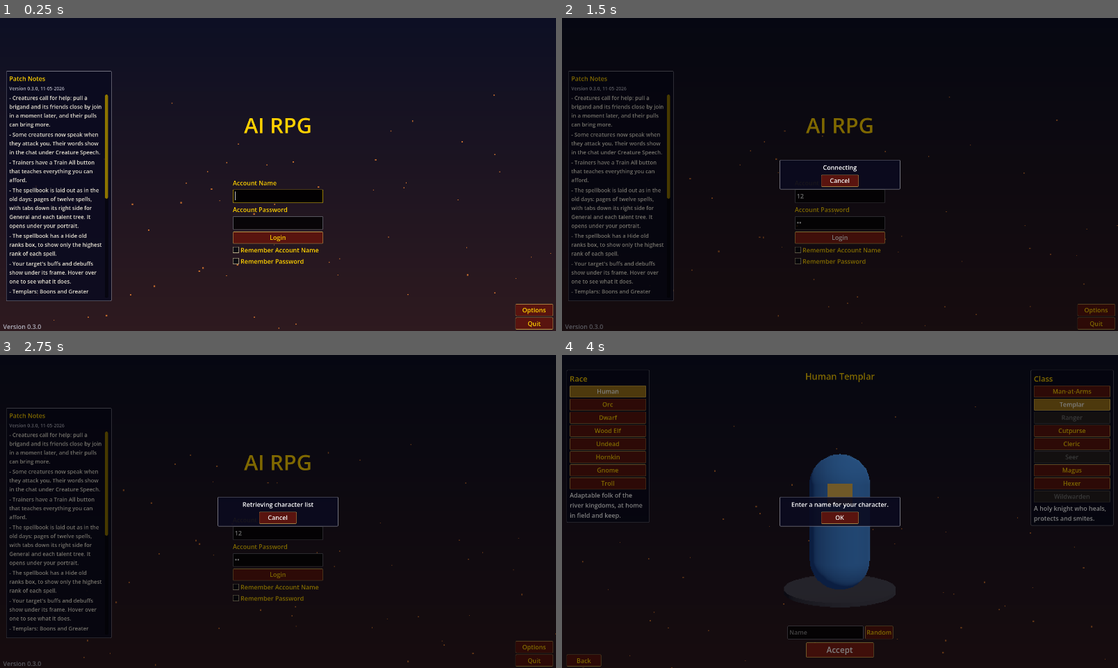
Above: before the commit, frames 1-4 (two rows, left to right).
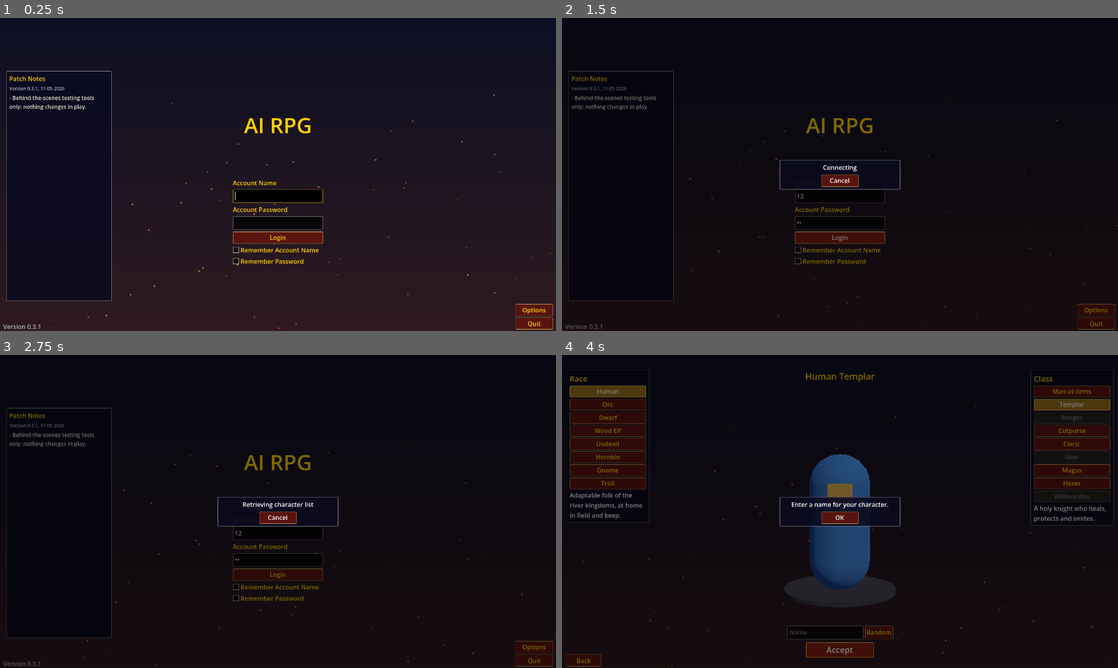
Above: after the commit, the same moments.

Repository: BountieHuntre/ai-rpg
Game: Godot game, scene res://scenes/front_end/front_end.tscn
The game is run twice, just before and just after one commit, with the same random seed, the same clock (stepped at 60 frames per second) and the same inputs.
Inputs (mouse positions are in pixels of both pictures, inside the frame that each line leads up to):
- Up to frame 1 (0.25 s): no input
- Up to frame 2 (1.5 s): click (840, 196) at 0.52 s; type "12" at 0.6 s; click (840, 221) at 0.75 s; type "12" at 0.83 s; click "Login" at 1.25 s
- Up to frame 3 (2.75 s): click "Remember Account Name" at 2 s
- Up to frame 4 (4 s): click "Remember Password" at 2.75 s; click "Accept" at 3.5 s

The runs differ from the first frame. In frame 1, 2.6% of the frame differs, in the area x 1-20%, y 22-100%; in frame 2, 2.1%; in frame 3, 2.1%; in frame 4, nothing differs.

Commit message:
0.3.1: Developer spawn tools; confirm version numbers before releases
Co-Authored-By: Claude Opus 5.5 <noreply@anthropic.com>

Diff:
--- a/data/patch_notes.json
+++ b/data/patch_notes.json
@@ -1,4 +1,11 @@
 [
+	{
+		"version": "0.3.1",
+		"date": "11-05-2026",
+		"notes": [
+			"Behind-the-scenes testing tools only: nothing changes in play."
+		]
+	},
 	{
 		"version": "0.3.0",
 		"date": "11-05-2026",
--- a/project.godot
+++ b/project.godot
@@ -11,7 +11,7 @@
 [application]
 
 config/name="AI RPG"
-config/version="0.3.0"
+config/version="0.3.1"
 run/main_scene="res://scenes/front_end/front_end.tscn"
 config/features=PackedStringArray("4.6", "Forward Plus")
 config/icon="res://icon.svg"
Not shown, changed: CLAUDE.md
